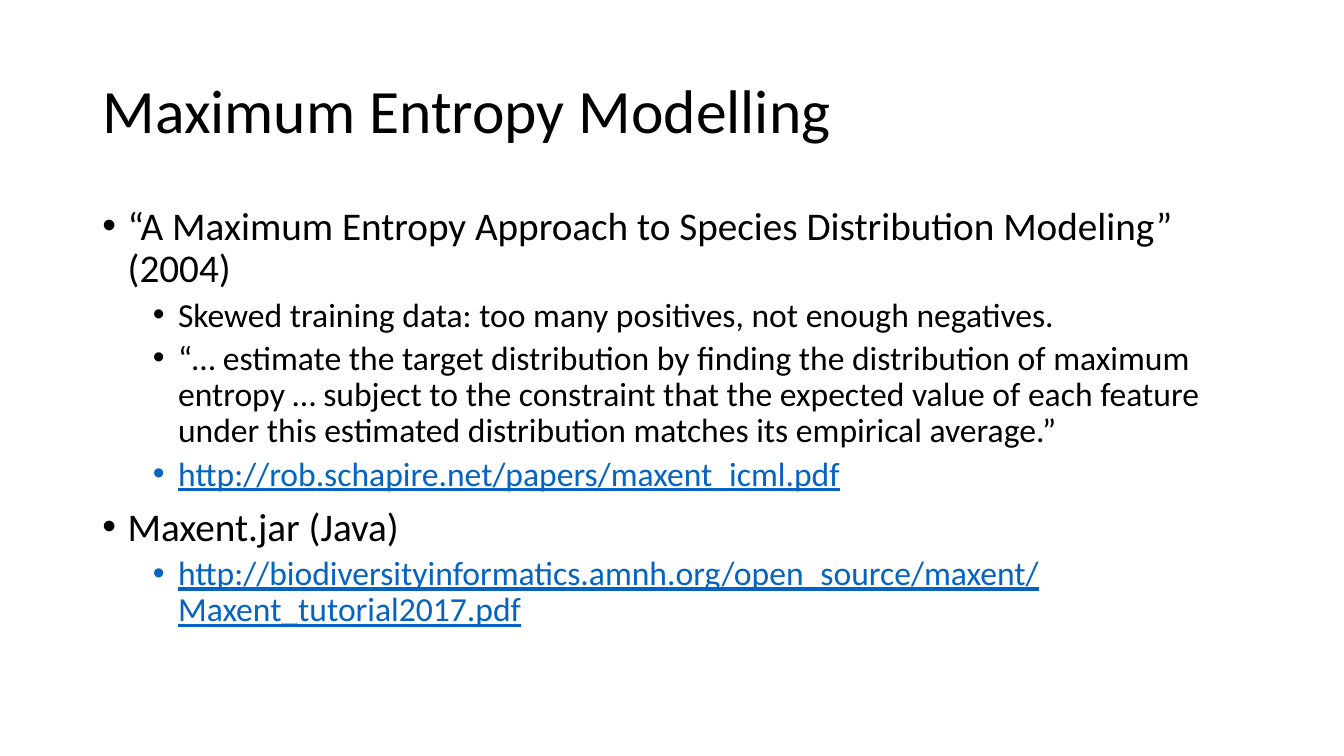
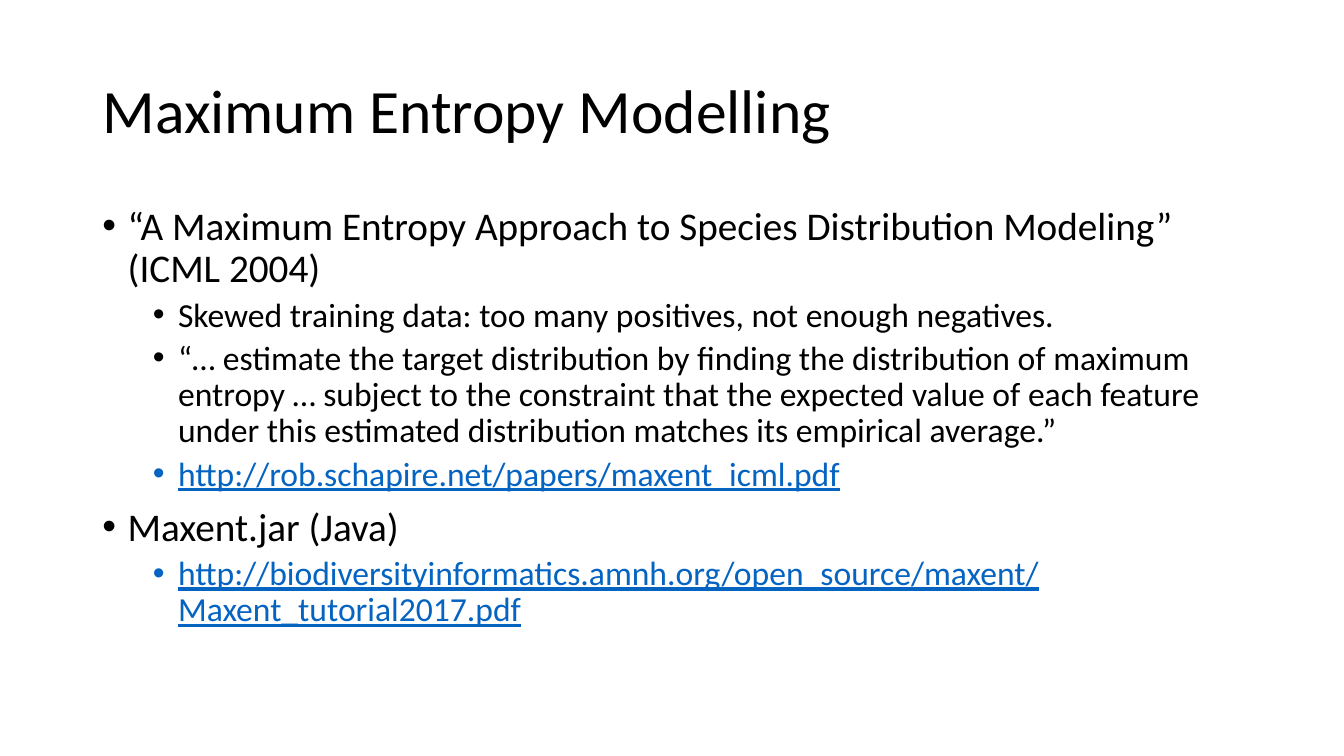
Before and after one commit to lonnieljyu/npmap-species, a slide deck: slide 5 of presentation/species_mapper_presentation.pptx. Drawn at 1344x756 pixels with LibreOffice and Linux fonts; fonts in the diff are those of the drawing. Boxes give left, top, right and bottom in pixels: in the first picture for what was removed or moved away, otherwise in the second. Text is boxed around its words. In the diff, an @@ line names an element or a change of style, - is before the commit and + after.

Commit message:
Modified references.

```diff
--- a/presentation/species_mapper_presentation.pptx
+++ b/presentation/species_mapper_presentation.pptx
@@ text at <box>128,212,1172,288</box>: text changed @@
-• “A Maximum Entropy Approach to Species Distribution Modeling” (2004)
+• “A Maximum Entropy Approach to Species Distribution Modeling” (ICML 2004)
```
